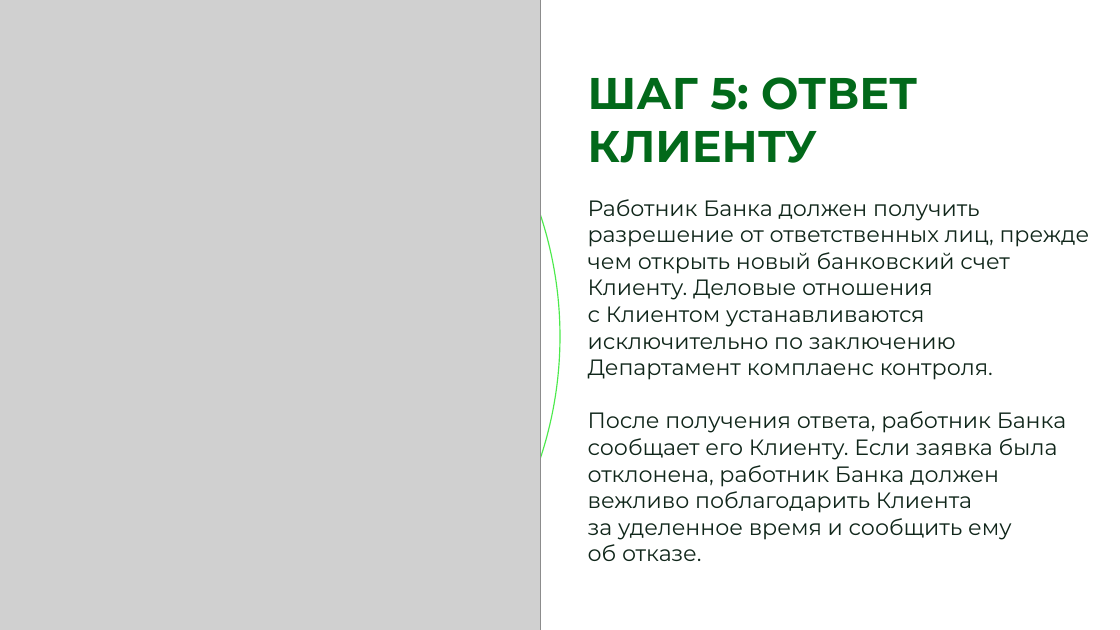
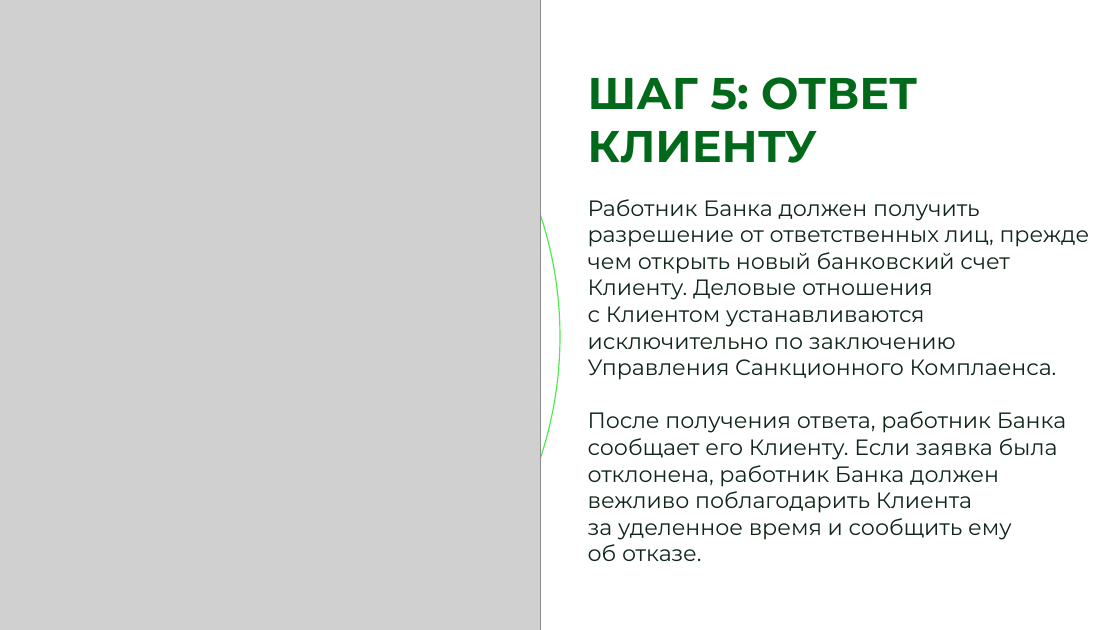
Before and after one commit to pusijuice5-coder/-1, a slide deck: slide 28 of OVZ_kurs_nerezidenty_novyj_dizajn.pptx. Drawn at 1120x630 pixels with LibreOffice and Linux fonts; fonts in the diff are those of the drawing; grey boxes stand for pictures; background and template pictures are left out. Boxes give left, top, right and bottom in pixels: in the first picture for what was removed or moved away, otherwise in the second. Text is boxed around its words. In the diff, an @@ line names an element or a change of style, - is before the commit and + after.

```diff
--- a/OVZ_kurs_nerezidenty_novyj_dizajn.pptx
+++ b/OVZ_kurs_nerezidenty_novyj_dizajn.pptx
@@ text at [588, 199, 1090, 380]: text changed @@
-Работник Банка должен получить разрешение от ответственных лиц, прежде чем открыть новый банковский счет Клиенту. Деловые отношения
-с Клиентом устанавливаются исключительно по заключению Департамент комплаенс контроля.
+Работник Банка должен получить разрешение от ответственных лиц, прежде чем открыть новый банковский счет Клиенту. Деловые отношения
+с Клиентом устанавливаются исключительно по заключению Управления Санкционного Комплаенса.
```
Also in this commit, not shown: 27 other slides changed, 3 other files.
